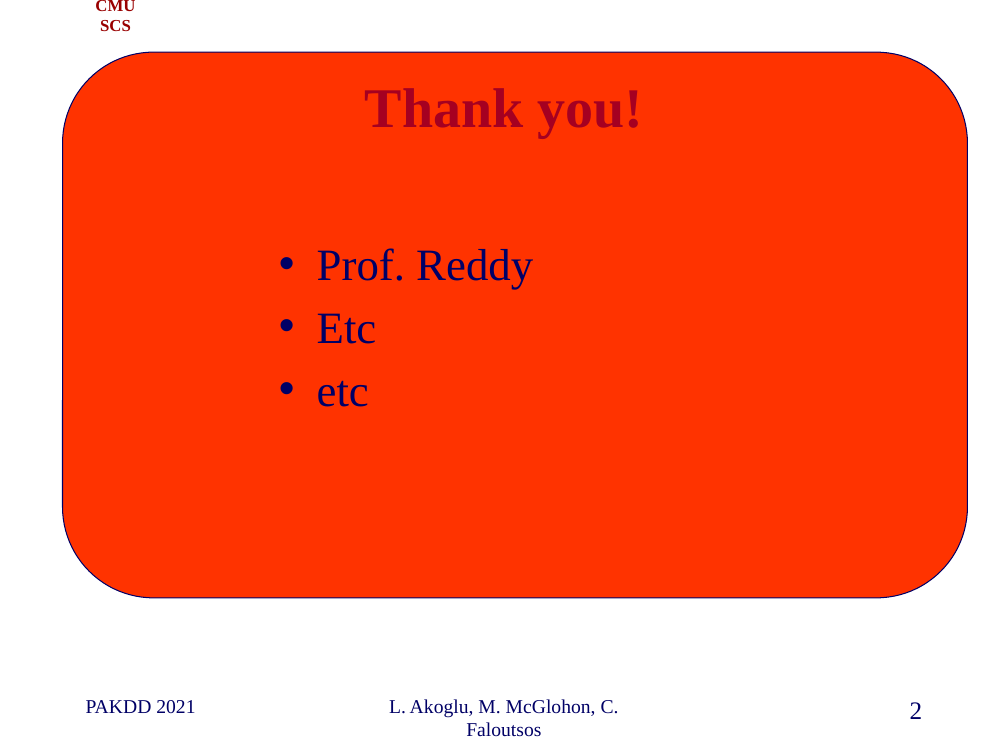
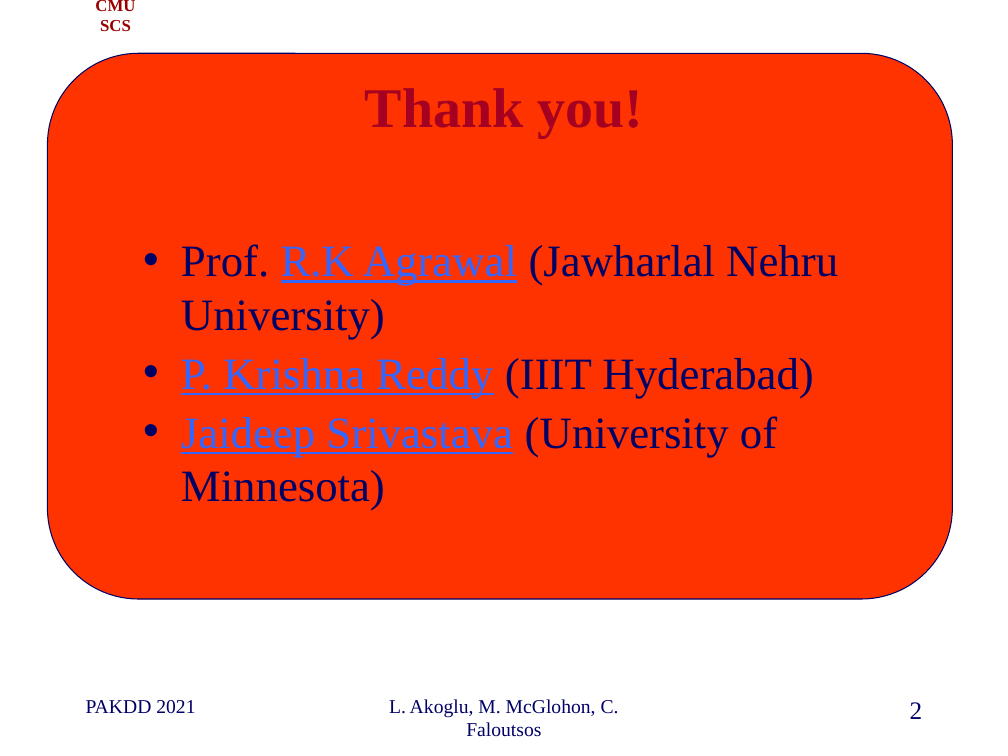
Before and after one commit to cfaloutsos/2021-pakdd-ToT, a slide deck: slide 2 of P1_past_OddBall_ToT.pptx. Drawn at 1008x756 pixels with LibreOffice and Linux fonts; fonts in the diff are those of the drawing; background and template pictures are left out. Boxes give left, top, right and bottom in pixels: in the first picture for what was removed or moved away, otherwise in the second. Text is boxed around its words. In the diff, an @@ line names an element or a change of style, - is before the commit and + after.

Commit message:
p1

```diff
--- a/P1_past_OddBall_ToT.pptx
+++ b/P1_past_OddBall_ToT.pptx
@@ rounded rectangle: place and size @@
-rounded rectangle at bbox=[62, 52, 968, 598]
+rounded rectangle at bbox=[47, 53, 953, 599]
@@ text at bbox=[181, 244, 838, 511]: text changed @@
-• Prof. Reddy
-• Etc
-• etc
+• Prof. R.K Agrawal (Jawharlal Nehru University)
+• P. Krishna Reddy (IIIT Hyderabad)
+• Jaideep Srivastava (University of Minnesota)
```
Also in this commit, not shown: 2 other slides changed, 2 slides removed.
